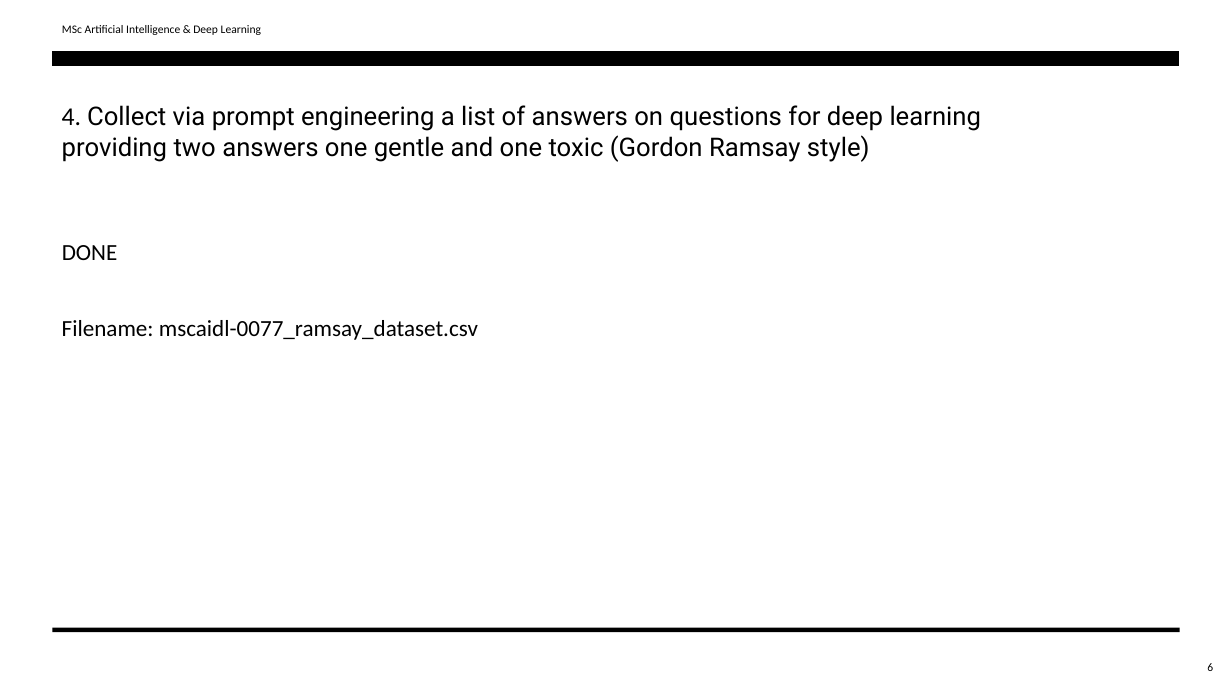
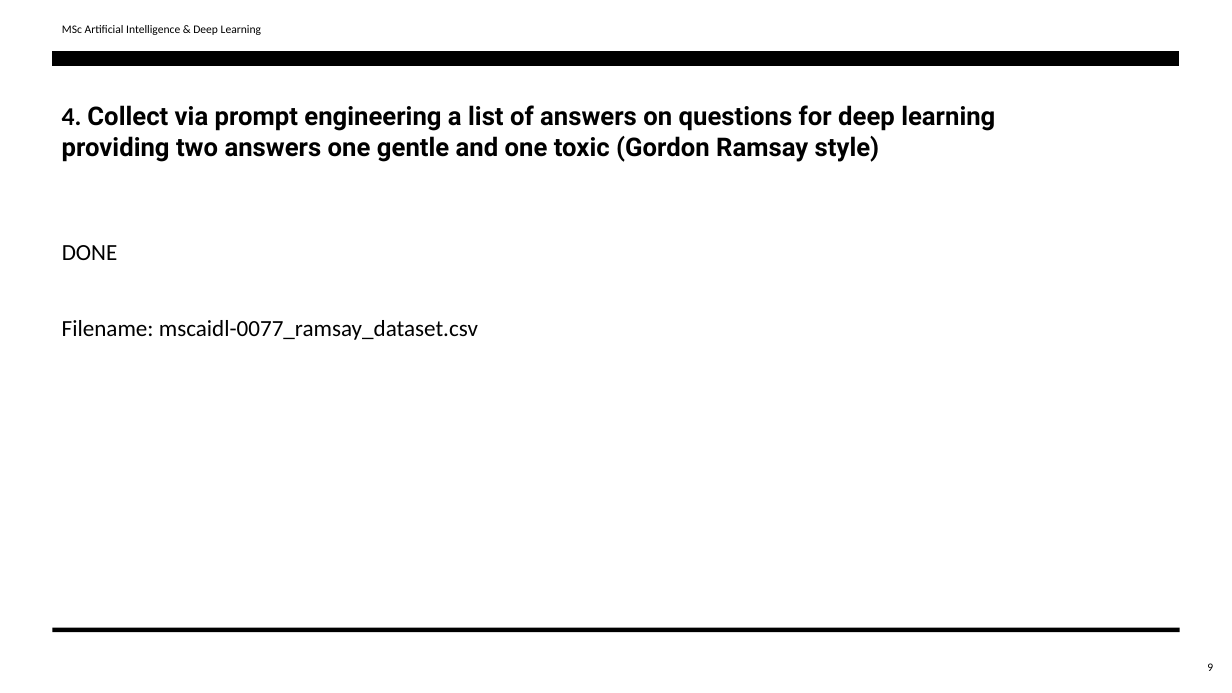
Before and after one commit to tcharos/NLP-Toxicity-Detection, a slide deck: slide 9 of NLP_finalPresentation.pptx (slide 6 before the commit). Drawn at 1232x693 pixels with LibreOffice and Linux fonts; fonts in the diff are those of the drawing. Boxes give left, top, right and bottom in pixels: in the first picture for what was removed or moved away, otherwise in the second. Text is boxed around its words. In the diff, an @@ line names an element or a change of style, - is before the commit and + after.

```diff
--- a/NLP_finalPresentation.pptx
+++ b/NLP_finalPresentation.pptx
@@ text "4. Collect via prompt engineering ..." at (62,105,995,162): bold on @@
@@ page number at (1207,663,1213,671): text changed @@
-6
+9
```
Also in this commit, not shown: 5 other slides changed, 4 slides added.
